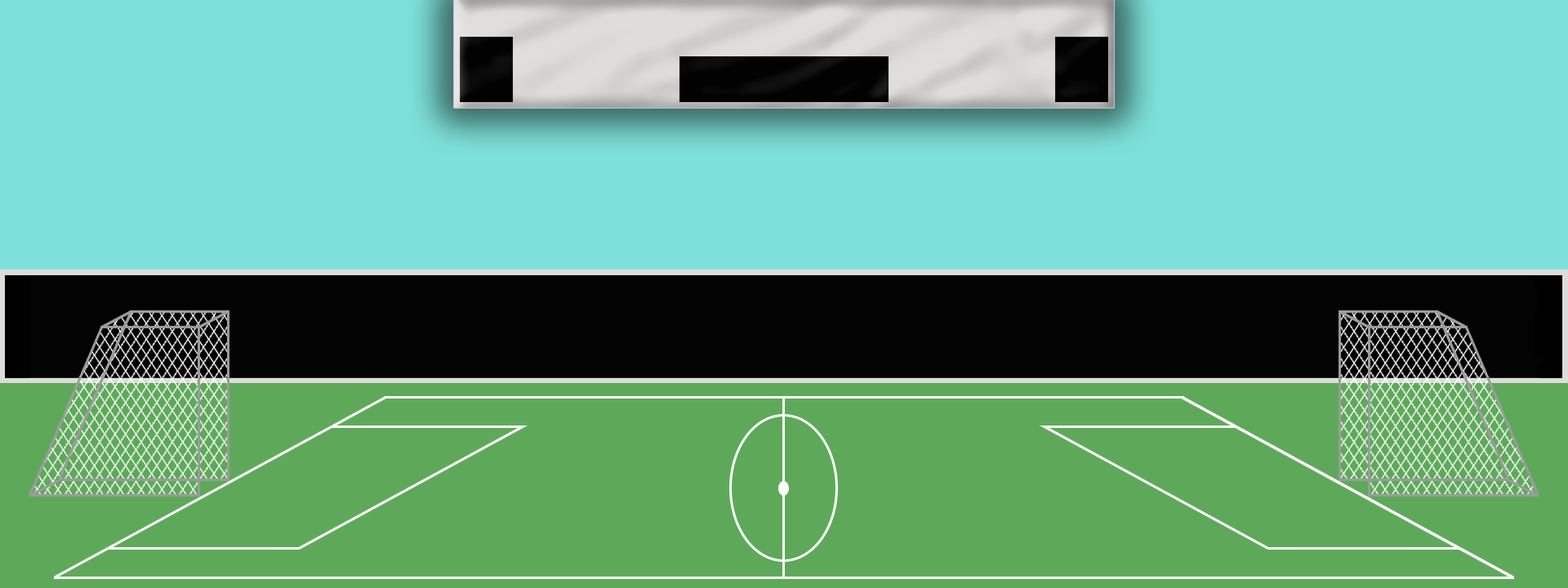
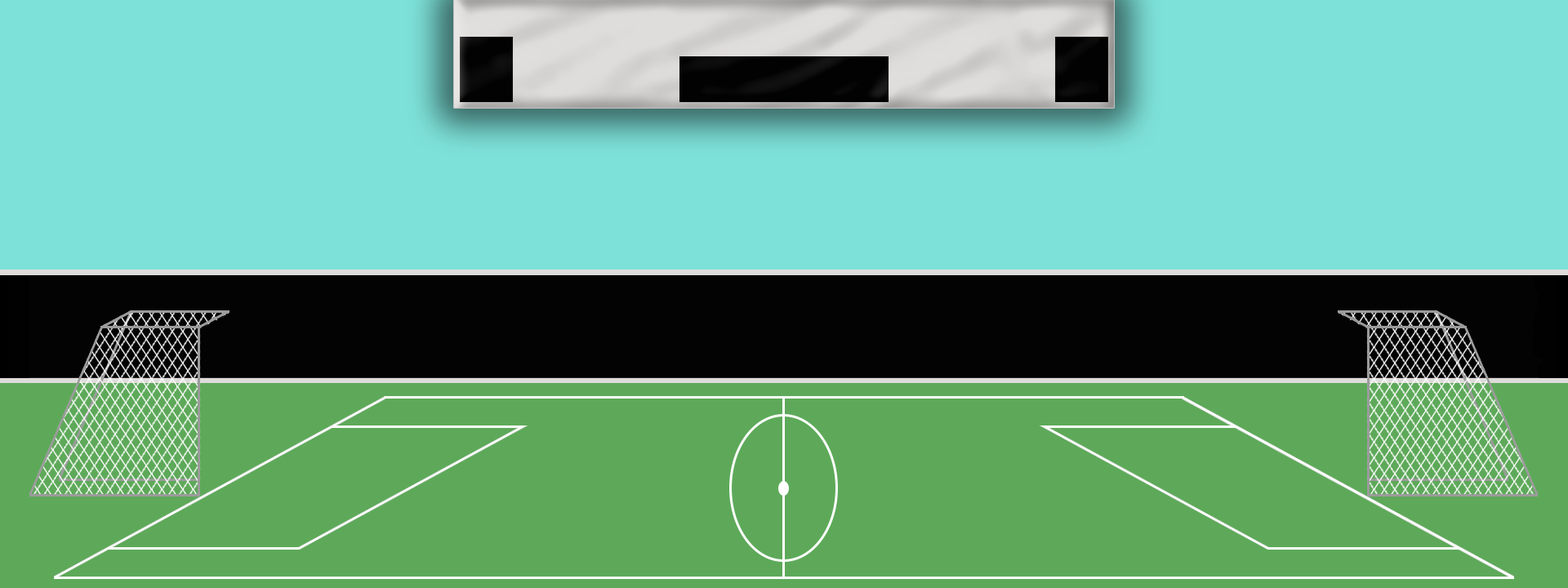
Layer changes from the first (1568, 588) image to the second:
added layer "GoalFront" in group "Goals" over (x1=29, y1=310, x2=1538, y2=497)
hid "GoalRight" over (x1=1338, y1=310, x2=1539, y2=497)
hid "GoalLeft" over (x1=29, y1=310, x2=230, y2=495)
painted on "Black Screen" over (x1=0, y1=275, x2=1568, y2=379)
hid "Background" over (x1=0, y1=275, x2=1568, y2=497)
